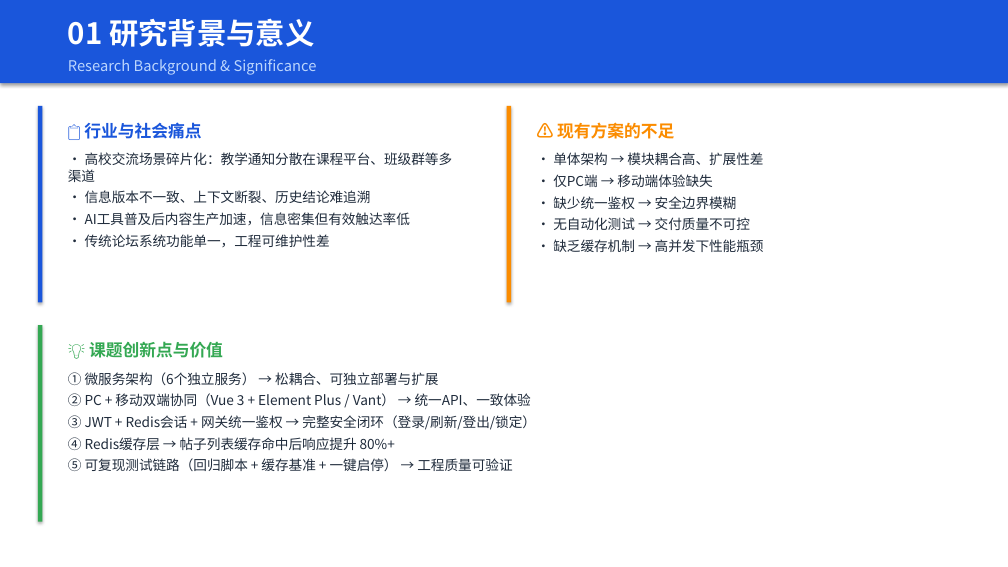
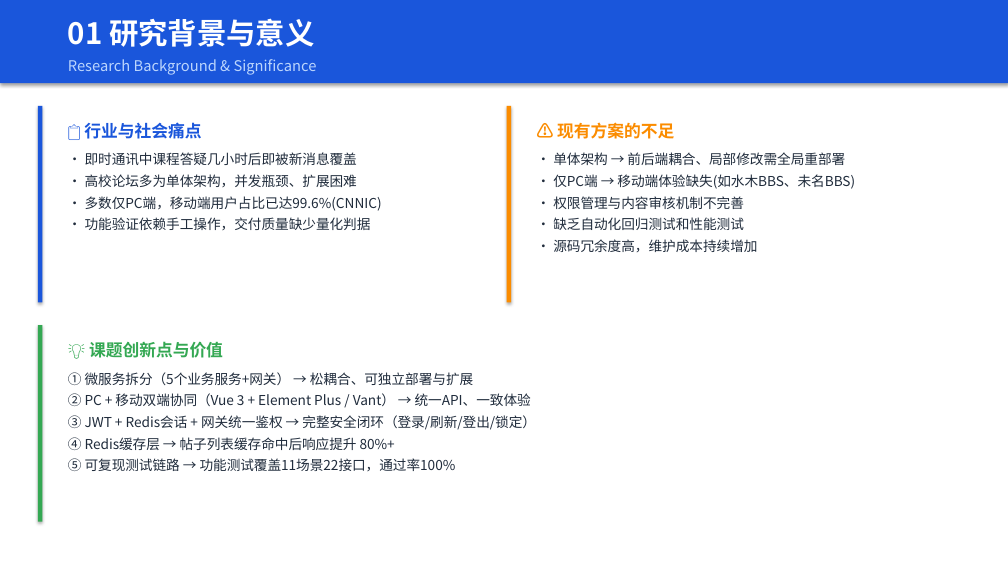
Before and after one commit to Wkjlovec/graduation_project_zhuang, a slide deck: slide 3 of docs/毕业答辩PPT.pptx. Drawn at 1008x567 pixels with LibreOffice and Linux fonts; fonts in the diff are those of the drawing. Boxes give left, top, right and bottom in pixels: in the first picture for what was removed or moved away, otherwise in the second. Text is boxed around its words. In the diff, an @@ line names an element or a change of style, - is before the commit and + after.

```diff
--- a/docs/毕业答辩PPT.pptx
+++ b/docs/毕业答辩PPT.pptx
@@ text at (x1=85, y1=152, x2=382, y2=230): text changed @@
-• 高校交流场景碎片化：教学通知分散在课程平台、班级群等多渠道
-• 信息版本不一致、上下文断裂、历史结论难追溯
-• AI工具普及后内容生产加速，信息密集但有效触达率低
-• 传统论坛系统功能单一，工程可维护性差
+• 即时通讯中课程答疑几小时后即被新消息覆盖
+• 高校论坛多为单体架构，并发瓶颈、扩展困难
+• 多数仅PC端，移动端用户占比已达99.6%(CNNIC)
+• 功能验证依赖手工操作，交付质量缺少量化判据
@@ text at (x1=553, y1=152, x2=855, y2=252): text changed @@
-• 单体架构 → 模块耦合高、扩展性差
-• 仅PC端 → 移动端体验缺失
-• 缺少统一鉴权 → 安全边界模糊
-• 无自动化测试 → 交付质量不可控
-• 缺乏缓存机制 → 高并发下性能瓶颈
+• 单体架构 → 前后端耦合、局部修改需全局重部署
+• 仅PC端 → 移动端体验缺失(如水木BBS、未名BBS)
+• 权限管理与内容审核机制不完善
+• 缺乏自动化回归测试和性能测试
+• 源码冗余度高，维护成本持续增加
@@ text at (x1=68, y1=372, x2=473, y2=385): text changed @@
-① 微服务架构（6个独立服务） → 松耦合、可独立部署与扩展
+① 微服务拆分（5个业务服务+网关） → 松耦合、可独立部署与扩展
@@ text at (x1=68, y1=458, x2=456, y2=471): text changed @@
-⑤ 可复现测试链路（回归脚本 + 缓存基准 + 一键启停） → 工程质量可验证
+⑤ 可复现测试链路 → 功能测试覆盖11场景22接口，通过率100%
```
Also in this commit, not shown: 4 other slides changed, 2 other files.
